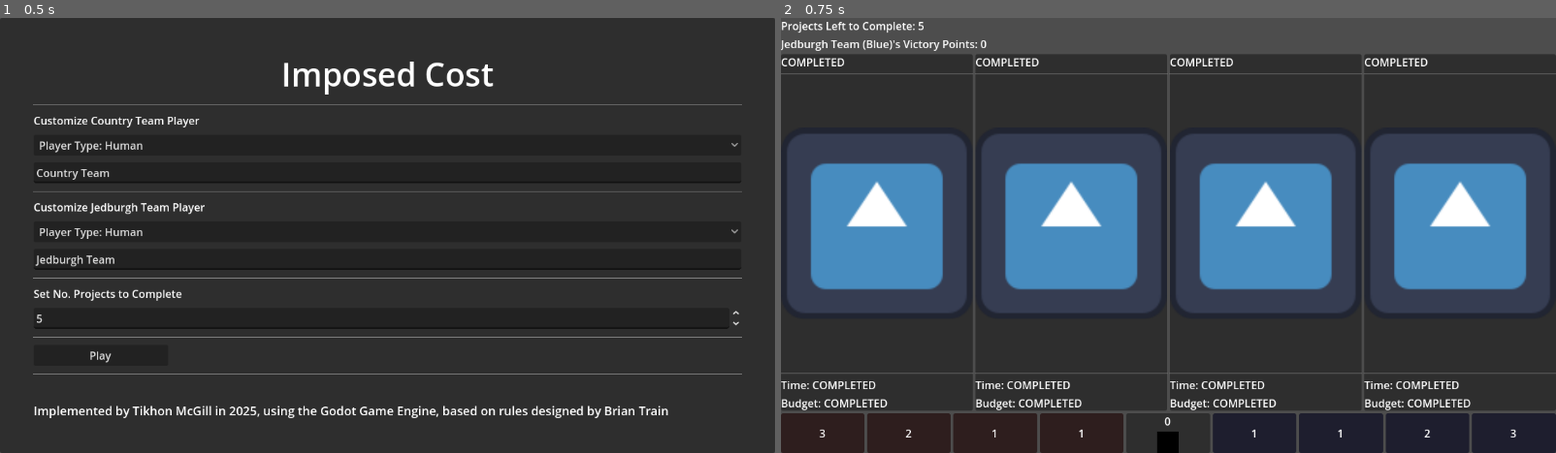
Above: before the commit, frames 1-2 (left to right).
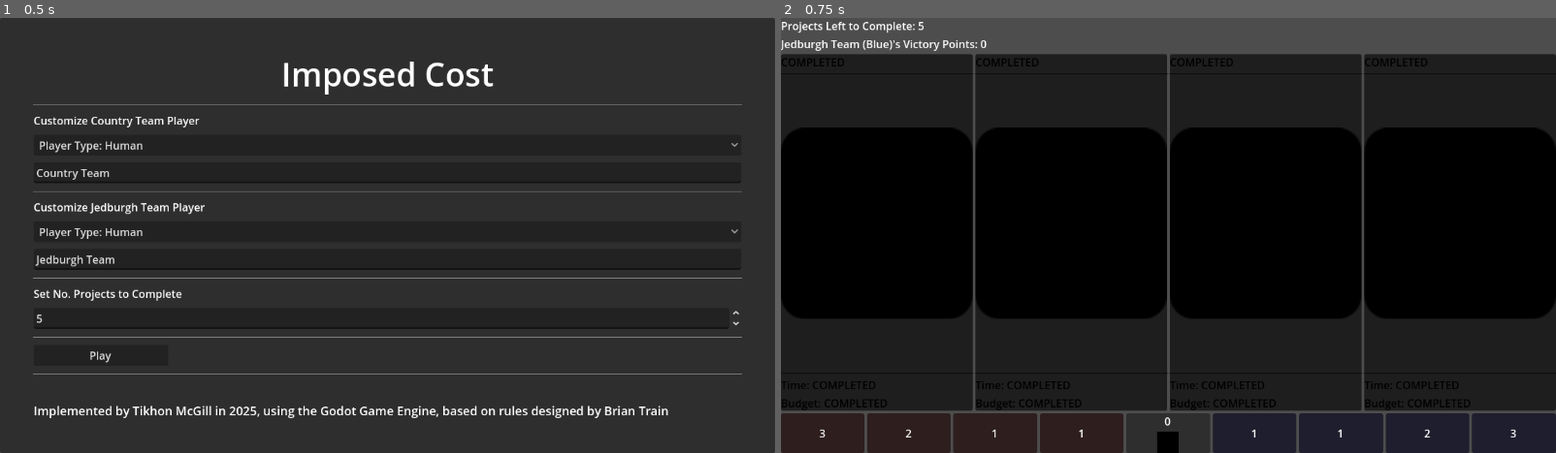
Above: after the commit, the same moments.

Repository: TikhonMcGill/ImposedCost
Game: Godot game, scene res://assets/scenes/main_menu/main_menu.tscn
Same seed, same stepped clock (60 frames per second), same inputs: the game is played once before the commit and once after it. The engine's default icon, where the game draws it, is replaced by a stand-in: a white triangle on a blue panel in a dark square.
Inputs:
- Up to frame 1 (0.5 s): no input
- Up to frame 2 (0.75 s): click "Play" at 0.5 s

Frame 1 is identical in both runs. In frame 2, 46% of the frame differs, in the area x 0-100%, y 9-91%.
Error in both runs: Assertion failed: Human, Utility, Minimax not Implemented yet (res://assets/scenes/game/game.gd:28)

Commit message:
Make Project Container handle darkening

Diff:
--- a/assets/scenes/game/game.gd
+++ b/assets/scenes/game/game.gd
@@ -83,9 +83,8 @@
 func set_container_project(project: Project, slot: int) -> void:
 	project_containers[slot].set_project(project)
 
-#Blacken a Project Container, implying it is completed
-func _darken_project_container(slot: int) -> void:
-	project_containers[slot].modulate = Color.BLACK
+#Complete a Project Container, implying it is completed
+func _complete_project_container(slot: int) -> void:
 	project_containers[slot].my_project = null
 
 func _setup_game() -> void:
@@ -102,7 +101,7 @@
 	game_state.projects_to_complete = GameManager.settings.projects_to_complete
 	game_state.move_taken.connect(handle_move_taken)
 	game_state.project_set.connect(set_container_project)
-	game_state.project_completed.connect(_darken_project_container)
+	game_state.project_completed.connect(_complete_project_container)
 	game_state.host_nation_influence_changed.connect(host_nation_influence_track.set_hn_influence)
 
 	country_team_player.take_turn()
--- a/assets/scenes/game/project_container/project_container.gd
+++ b/assets/scenes/game/project_container/project_container.gd
@@ -17,14 +17,15 @@
 		time_label.text = "Time: %d" % my_project.time
 		budget_label.text = "Budget: %d" % my_project.budget
 		project_label.text = my_project.project_card.card_name
+		modulate = Color.WHITE
 	else:
 		time_label.text = "Time: COMPLETED"
 		budget_label.text = "Budget: COMPLETED"
 		project_label.text = "COMPLETED"
+		modulate = Color.BLACK
 
 ##Set the Project Container's Project
 func set_project(project: Project) -> void:
 	my_project = project
 	project_card_texture_rect.texture = project.project_card.card_image
 	project_label.text = my_project.project_card.card_name
-	modulate = Color.WHITE
Not shown, changed: admin/next_plans.txt
Not shown, changed: admin/plans.txt
